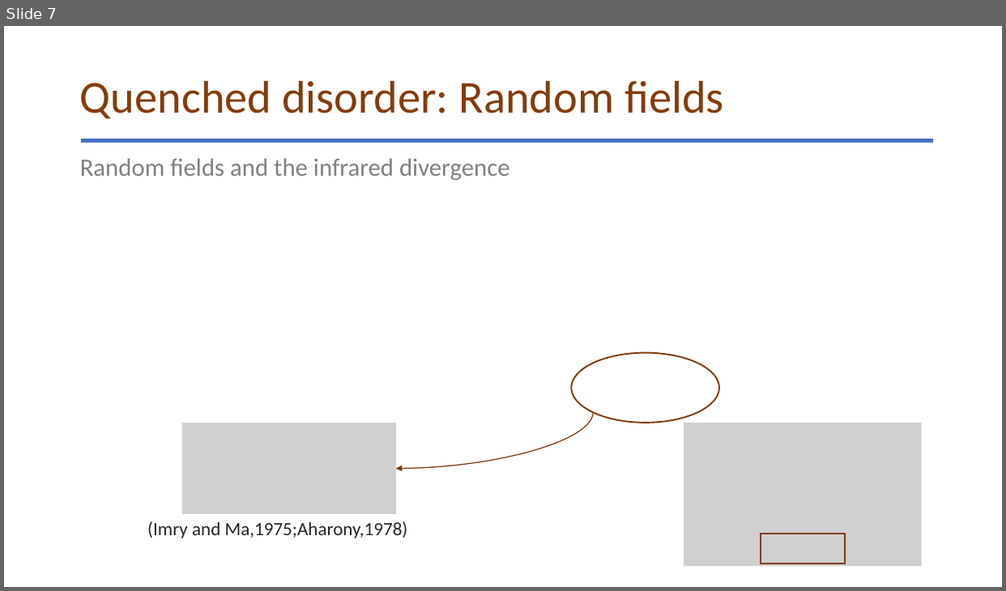
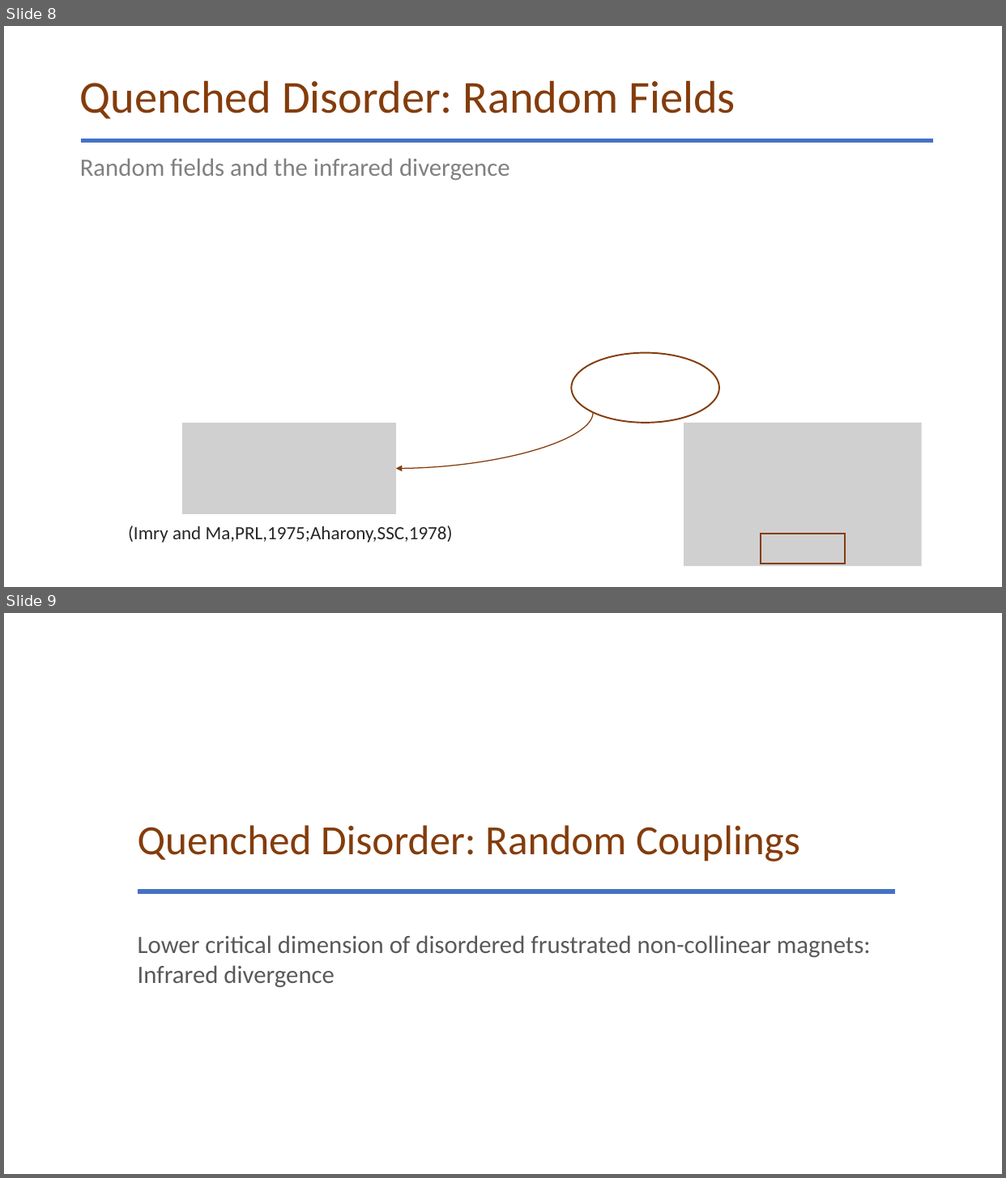
Before and after one commit to glacieant/disordered_triangular_swt, a slide deck: talk/disordered_non-collinear_magnet.pptx. Shown one above the other, each under a label of ours: slide 7 before the commit, slides 8 and 9 after it. The pictures are 1006x591 and 1006x1178 pixels, drawn with LibreOffice and Linux fonts; fonts in the diff are those of the drawing; grey boxes stand for pictures. Boxes give left, top, right and bottom in pixels: in the first picture for what was removed or moved away, otherwise in the second. Text is boxed around its words. In the diff, an @@ line names an element or a change of style, - is before the commit and + after.

```diff
--- a/talk/disordered_non-collinear_magnet.pptx
+++ b/talk/disordered_non-collinear_magnet.pptx
@@ slide 9 added at [4,613,1002,1174], background #FFFFFF @@
@@ title added at [138,825,800,862], 40 pt, text #843C0B @@
+Quenched Disorder: Random Couplings
@@ line added from (138, 892) to (896, 892), #4472C4 4.5 pt @@
@@ subtitle added at [138,935,871,988], 24 pt, text #595959 @@
+Lower critical dimension of disordered frustrated non-collinear magnets: Infrared divergence
@@ what was slide 7 is now slide 8 @@
@@ slide 8 changed as well @@
@@ title at [80,80,735,119]: text changed @@
-Quenched disorder: Random fields
+Quenched Disorder: Random Fields
@@ text at [128,526,453,543]: text changed @@
-(Imry and Ma,1975;Aharony,1978)
+(Imry and Ma,PRL,1975;Aharony,SSC,1978)
```
Also in this commit, not shown: 7 other slides changed, 11 other slides added, 13 other files.
